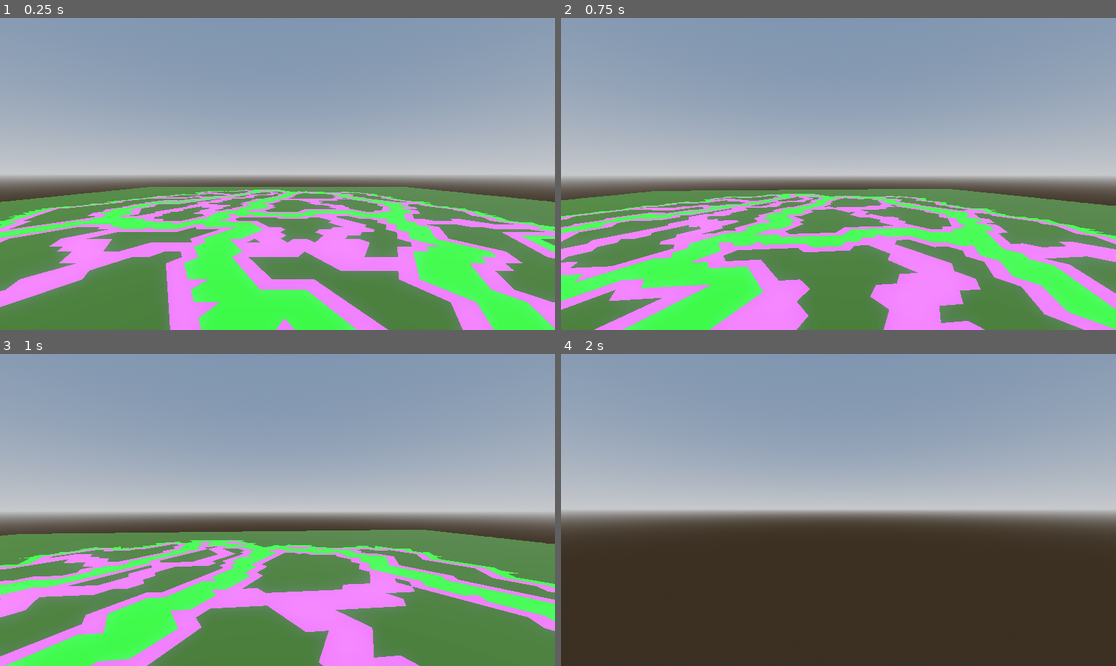
Above: before the commit, frames 1-4 (two rows, left to right).
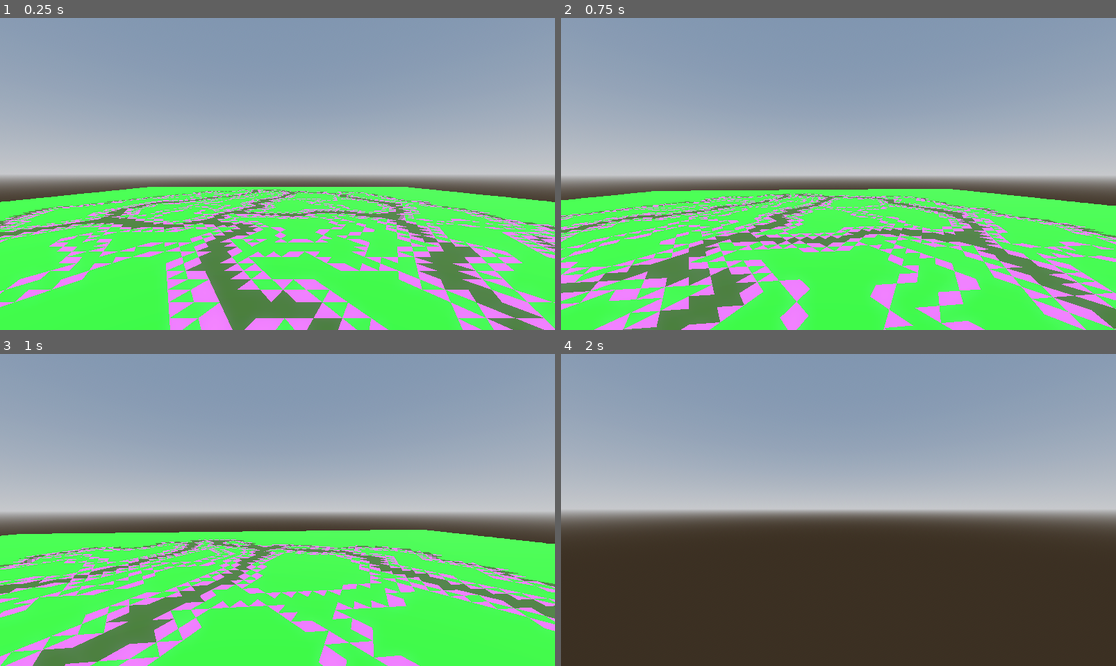
Above: after the commit, the same moments.

Repository: MichaelReel/Faster-Island-Generation
Game: Godot game, scene res://Main.tscn
The game is run twice, just before and just after one commit, with the same random seed, the same clock (stepped at 60 frames per second) and the same inputs.
Inputs (mouse positions are in pixels of both pictures, inside the frame that each line leads up to):
- Up to frame 1 (0.25 s): no input
- Up to frame 2 (0.75 s): tap Enter at 0.5 s; move the mouse to (866, 174) at 0.52 s; hold W (forward) from 0.53 s (still down)
- Up to frame 3 (1 s): keep holding W (forward)
- Up to frame 4 (2 s): keep holding W (forward); move the mouse to (810, 510) at 1.27 s

The runs differ from the first frame. In frame 1, 39% of the frame differs, in the area x 0-100%, y 54-100%; in frame 2, 38%; in frame 3, 38%; in frame 4, nothing differs.

Commit message:
Starting a debug dev for the height layer Some initial display shows the island perimeter is not correctly fronted

Diff:
--- a/island/generation/TerrainManager.gd
+++ b/island/generation/TerrainManager.gd
@@ -11,6 +11,7 @@
 var _grid_manager: GridManager
 var _outline_manager: OutlineManager
 var _lake_manager: LakeManager
+var _height_manager: HeightManager
 
 func _init(
 	random_seed: int,
@@ -27,12 +28,14 @@
 	_grid_manager = GridManager.new(tri_side, points_per_row, material_lib)
 	_outline_manager = OutlineManager.new(_grid_manager, island_cell_limit, material_lib, rng.randi())
 	_lake_manager = LakeManager.new(_grid_manager, _outline_manager, lake_regions, lakes_per_region, material_lib, rng.randi())
+	_height_manager = HeightManager.new(_grid_manager, _outline_manager, _lake_manager, material_lib, rng.randi())
 
 func perform(up_to_stage_with_name: String = "") -> void:
 	var stages: Array[Stage] = [
 		_grid_manager,
 		_outline_manager,
 		_lake_manager,
+		_height_manager,
 	]
 
 	for stage in stages:
--- /dev/null
+++ b/island/generation/height/HeightManager.gd
@@ -0,0 +1,44 @@
+class_name HeightManager
+extends Stage
+
+var _grid_manager: GridManager
+var _outline_manager: OutlineManager
+var _lake_manager: LakeManager
+#var _height_layer: HeightLayer
+var _height_mesh: HeightMesh
+var _rng := RandomNumberGenerator.new()
+
+func _init(
+	grid_manager: GridManager,
+	outline_manager: OutlineManager,
+	lake_manager: LakeManager,
+	material_lib: MaterialLib,
+	rng_seed: int
+) -> void:
+	_grid_manager = grid_manager
+	_outline_manager = outline_manager
+	_lake_manager = lake_manager
+	_rng.seed = rng_seed
+
+#	_height_layer = HeightLayer()
+	_height_mesh = HeightMesh.new(
+		_grid_manager.get_tri_cell_layer(),
+		_outline_manager.get_region_cell_layer(),
+		_outline_manager.get_island_region_index(),
+		material_lib
+	)
+
+func perform() -> void:
+	emit_signal("percent_complete", self, 0.0)
+#	_height_layer.perform()
+	emit_signal("percent_complete", self, 50.0)
+	_height_mesh.perform()
+	emit_signal("percent_complete", self, 100.0)
+
+func _to_string() -> String:
+	return "Height Stage"
+
+func get_mesh_dict() -> Dictionary:
+	return {
+		"terrain": _height_mesh
+	}
--- /dev/null
+++ b/island/generation/height/geometry/HeightLayer.gd
@@ -0,0 +1,14 @@
+class_name HeightLayer
+extends Object
+
+var _outline_manager: OutlineManager
+var _lake_manager: LakeManager
+var _rng := RandomNumberGenerator.new()
+
+func _init(outline_manager: OutlineManager, lake_manager: LakeManager, rng_seed: int) -> void:
+	_outline_manager = outline_manager
+	_lake_manager = lake_manager
+	_rng.seed = rng_seed
+
+func perform() -> void:
+	pass
--- /dev/null
+++ b/island/generation/height/mesh/HeightMesh.gd
@@ -0,0 +1,56 @@
+class_name HeightMesh
+extends ArrayMesh
+"""
+Mesh for height map portion of the island generation
+"""
+
+var _tri_cell_layer: TriCellLayer
+var _region_cell_layer: RegionCellLayer
+var _island_region_index: int
+var _material_lib: MaterialLib
+
+func _init(
+	tri_cell_layer: TriCellLayer,
+	regional_cell_layer: RegionCellLayer,
+	island_region_index: int,
+	material_lib: MaterialLib
+) -> void:
+	_tri_cell_layer = tri_cell_layer
+	_region_cell_layer = regional_cell_layer
+	_island_region_index = island_region_index
+	_material_lib = material_lib
+
+func perform() -> void:
+	var sub_surface_tool: SurfaceTool = SurfaceTool.new()
+	var ground_surface_tool: SurfaceTool = SurfaceTool.new()
+	var debug_surface_tool: SurfaceTool = SurfaceTool.new()
+
+	sub_surface_tool.begin(Mesh.PRIMITIVE_TRIANGLES)
+	ground_surface_tool.begin(Mesh.PRIMITIVE_TRIANGLES)
+	debug_surface_tool.begin(Mesh.PRIMITIVE_TRIANGLES)
+
+	sub_surface_tool.set_material(_material_lib.get_material("sub_water"))
+	ground_surface_tool.set_material(_material_lib.get_material("ground"))
+	debug_surface_tool.set_material(_material_lib.get_material("region_debug"))
+
+
+	for cell_index in range(_tri_cell_layer.get_cell_count()):
+		var region_index: int = _region_cell_layer.get_region_by_index_for_cell_index(cell_index)
+		var triangle_vertices = _tri_cell_layer.get_triangle_as_vector3_array_for_index(cell_index)
+		if len(_region_cell_layer._region_fronts_by_cell_index[cell_index]) > 0:
+			for vertex in triangle_vertices:
+				debug_surface_tool.add_vertex(vertex)
+		elif region_index == _island_region_index:
+			for vertex in triangle_vertices:
+				sub_surface_tool.add_vertex(vertex)
+		else:
+			for vertex in triangle_vertices:
+				ground_surface_tool.add_vertex(vertex)
+
+	sub_surface_tool.generate_normals()
+	ground_surface_tool.generate_normals()
+	debug_surface_tool.generate_normals()
+
+	sub_surface_tool.commit(self)
+	ground_surface_tool.commit(self)
+	debug_surface_tool.commit(self)
